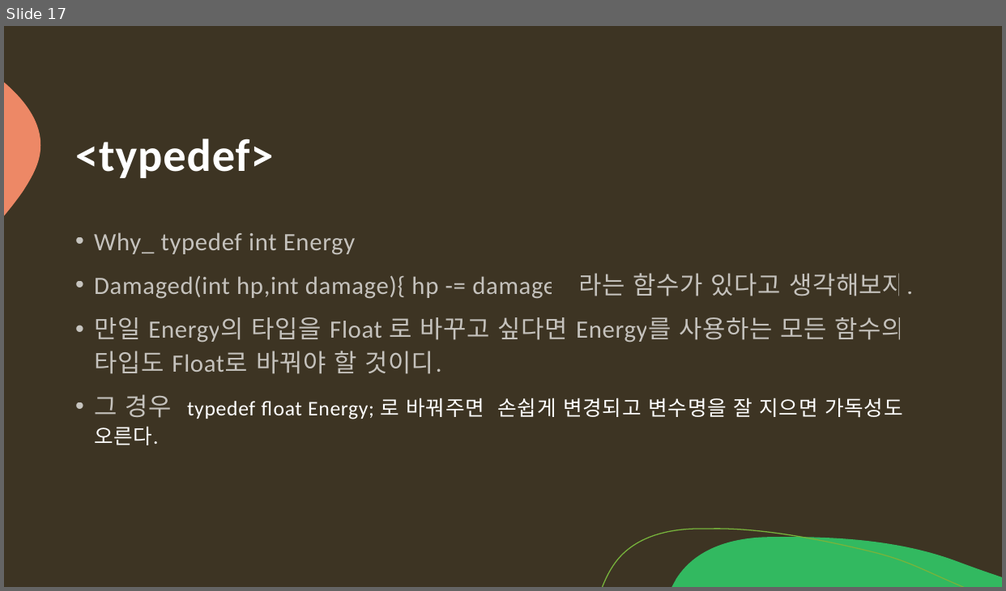
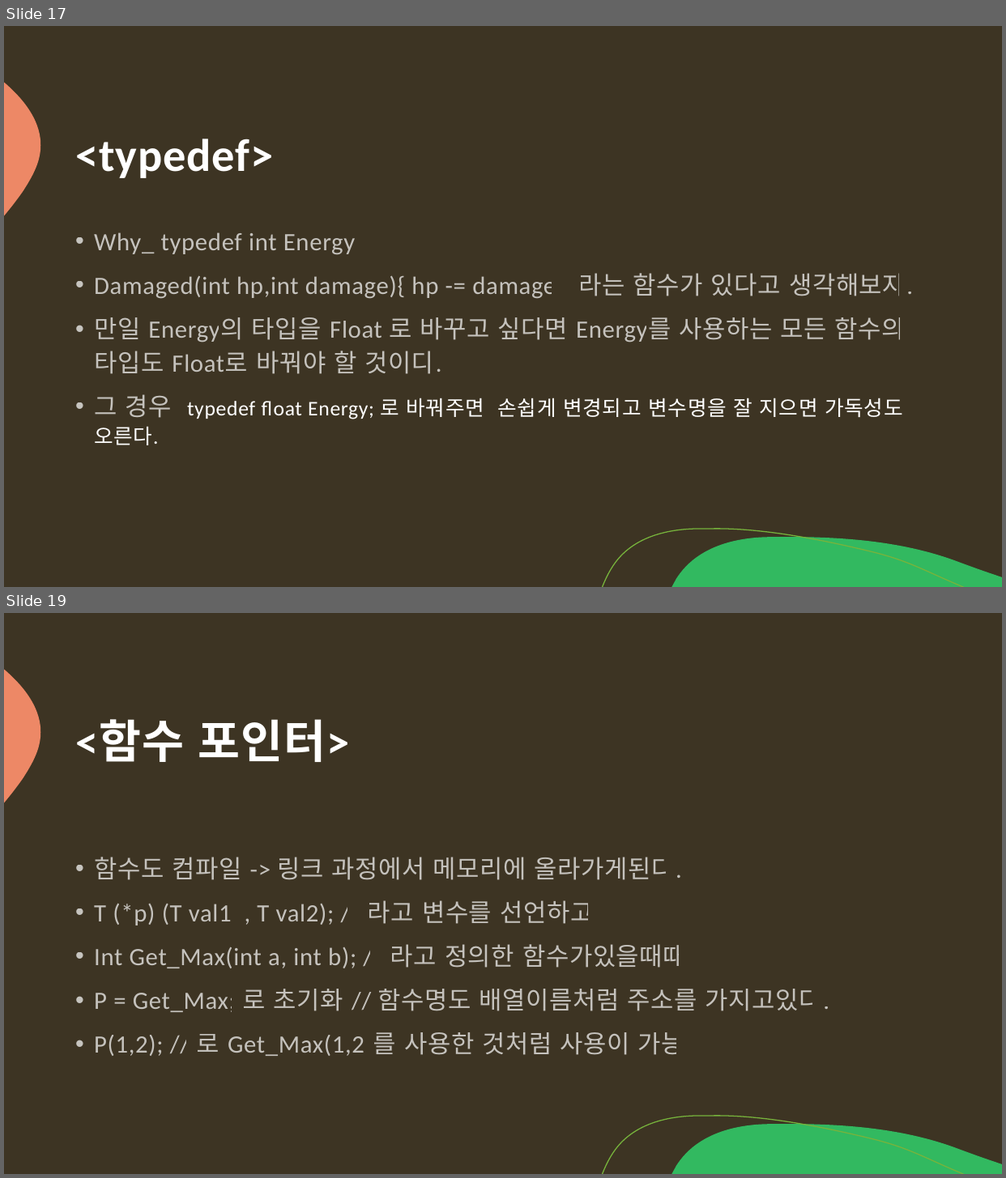
Before and after one commit to arkchimy/_Algorithm, a slide deck: 전공지식/C언어의 기초/C언어 기초지식.pptx. Shown one above the other, each under a label of ours: slide 17 before the commit, slides 17 and 19 after it; the slides between them are not shown. The pictures are 1006x591 and 1006x1178 pixels, drawn with LibreOffice and Linux fonts; fonts in the diff are those of the drawing. Boxes give left, top, right and bottom in pixels: in the first picture for what was removed or moved away, otherwise in the second. Text is boxed around its words. In the diff, an @@ line names an element or a change of style, - is before the commit and + after.

```diff
--- a/전공지식/C언어의 기초/C언어 기초지식.pptx
+++ b/전공지식/C언어의 기초/C언어 기초지식.pptx
@@ slide 19 added at box(4, 613, 1002, 1174), background #3D3423; not listed: 3 template elements that a slide beside it also shows @@
@@ title added at box(75, 719, 350, 762), 44 pt, text #FFFFFF, bold @@
+<함수 포인터>
@@ text added at box(94, 857, 829, 1056), 24 pt, text #FFFFFF at 70% opacity @@
+• 함수도 컴파일 -> 링크 과정에서 메모리에 올라가게된다.
+• T (*p) (T val1 , T val2); // 라고 변수를 선언하고
+• Int Get_Max(int a, int b); // 라고 정의한 함수가있을때때
+• P = Get_Max; 로 초기화 // 함수명도 배열이름처럼 주소를 가지고있다.
+• P(1,2); // 로 Get_Max(1,2)를 사용한 것처럼 사용이 가능
```
Also in this commit, not shown: 5 other slides added.
